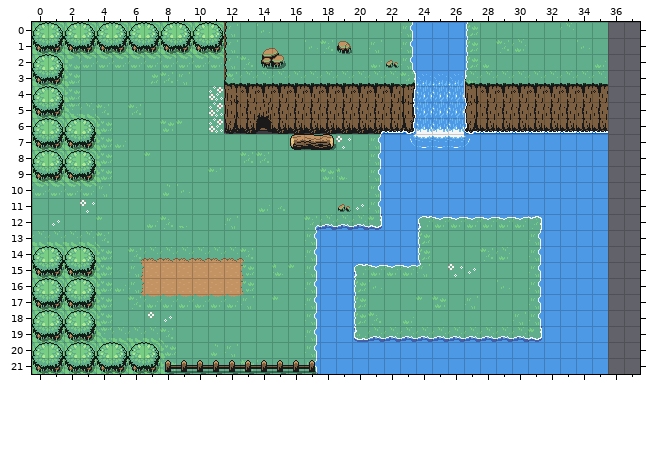
A Tiled map gets an edit: maps/test.tmx. Above: the version before the commit.
Cells are 16x16 px. Shown: x 0..37, y 0..21. The old version is drawn lined up with the new one.
The same view after the edit:
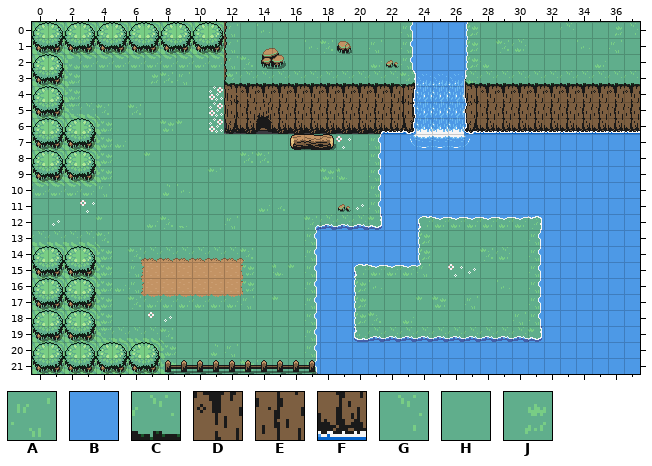
Key: from "overworld-edit": A 0, B 283, C 445, D 485, E 525, F 804, G 1090, H 1177, J 1216.
_ is an empty cell.
Change:
map size 36x22 -> 38x22 cells
Layer "Base":
y 0: x 36..37 __ -> JG
y 1: x 36..37 __ -> AH
y 2: x 36..37 __ -> HH
y 3: x 36..37 __ -> CC
y 4: x 36..37 __ -> DD
y 5: x 36..37 __ -> EE
y 6: x 36..37 __ -> FF
y 7..21: x 36..37 __ -> BB
Pixel boxes of the changes (left, top, right, bottom) in both pictures:
added: (608, 22, 640, 374)
